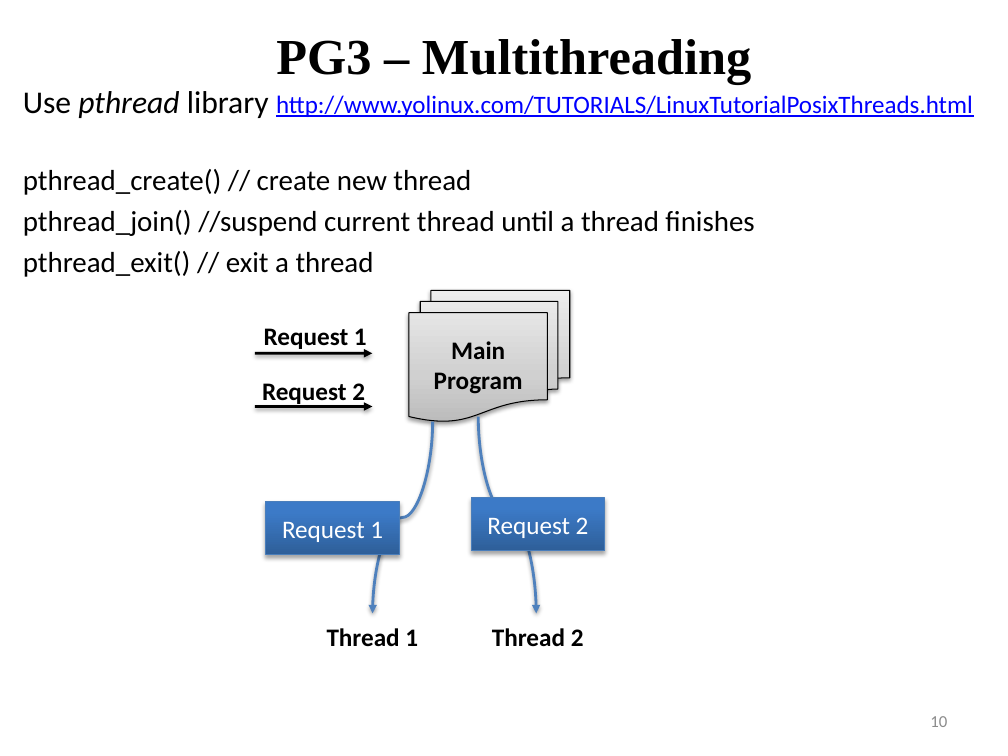
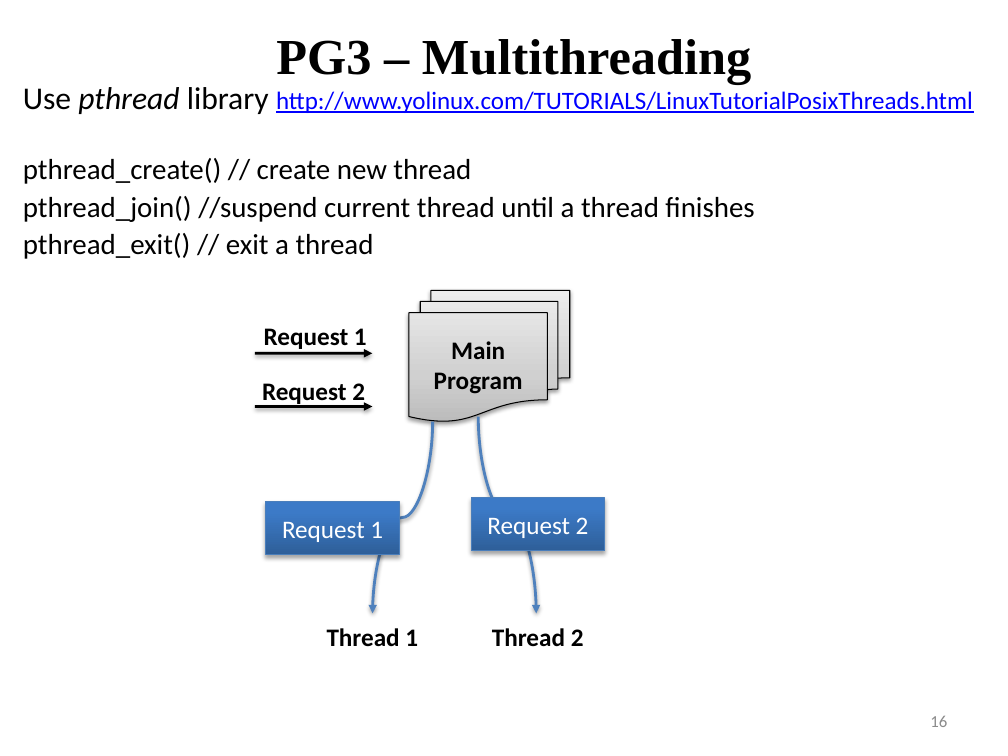
Before and after one commit to NathanRVance/pg3_tutorial, a slide deck: slide 16 of Tutorial 2_PG4.pptx (slide 10 before the commit). Drawn at 1008x756 pixels with LibreOffice and Linux fonts; fonts in the diff are those of the drawing. Boxes give left, top, right and bottom in pixels: in the first picture for what was removed or moved away, otherwise in the second. Text is boxed around its words. In the diff, an @@ line names an element or a change of style, - is before the commit and + after.

Commit message:
Update tutorial

```diff
--- a/Tutorial 2_PG4.pptx
+++ b/Tutorial 2_PG4.pptx
@@ text "Use pthread library http://www.yolinux.com/TUTORIALS/LinuxTu ..." at (x1=23, y1=87, x2=973, y2=259): line spacing 1 to 0.9 @@
@@ page number at (x1=930, y1=716, x2=947, y2=727): text changed @@
-10
+16
```
Also in this commit, not shown: 9 other slides changed, 6 slides added.
